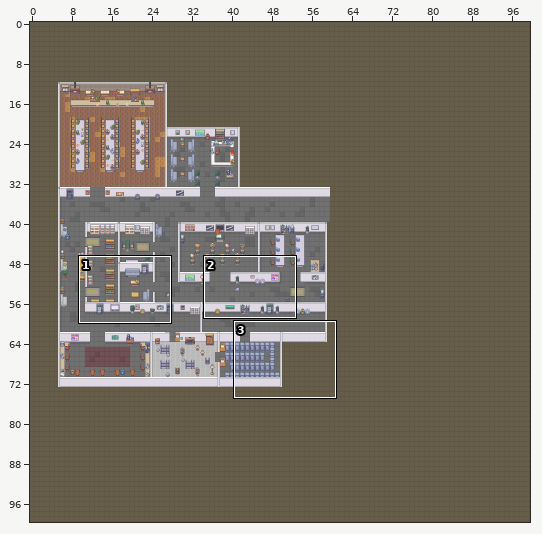
A Tiled map gets an edit: assets/map/default.tmx. Above: a wide view before the commit, with the close-up outlined.
Close-up. The starting point:
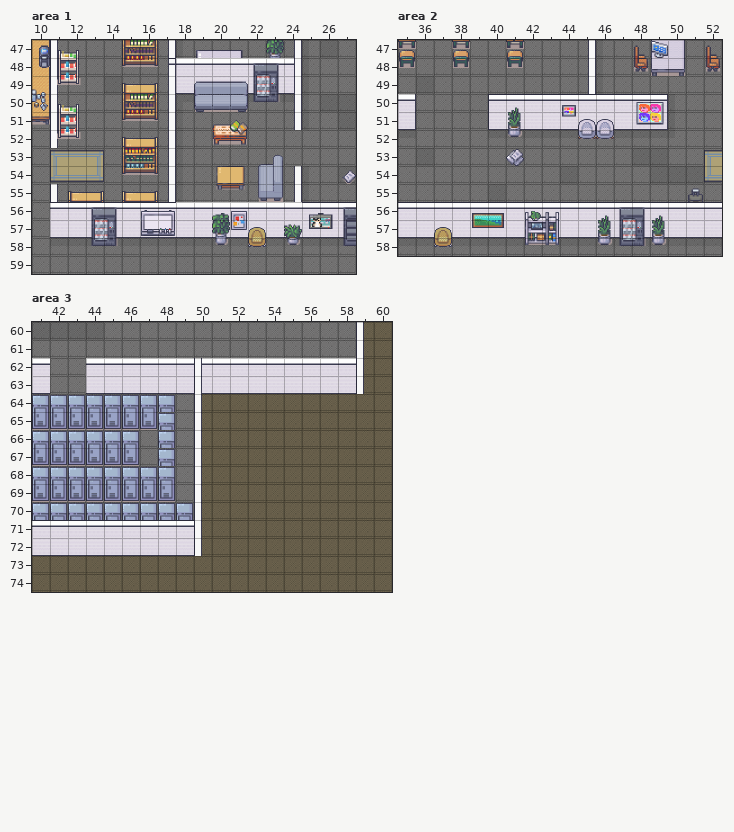
Cells are 32x32 px. Shown: area 1 x 10..27, y 47..59; area 2 x 35..52, y 47..58; area 3 x 41..60, y 60..74. The commit also changed other parts of the map, which this record leaves out.
Now the later version:
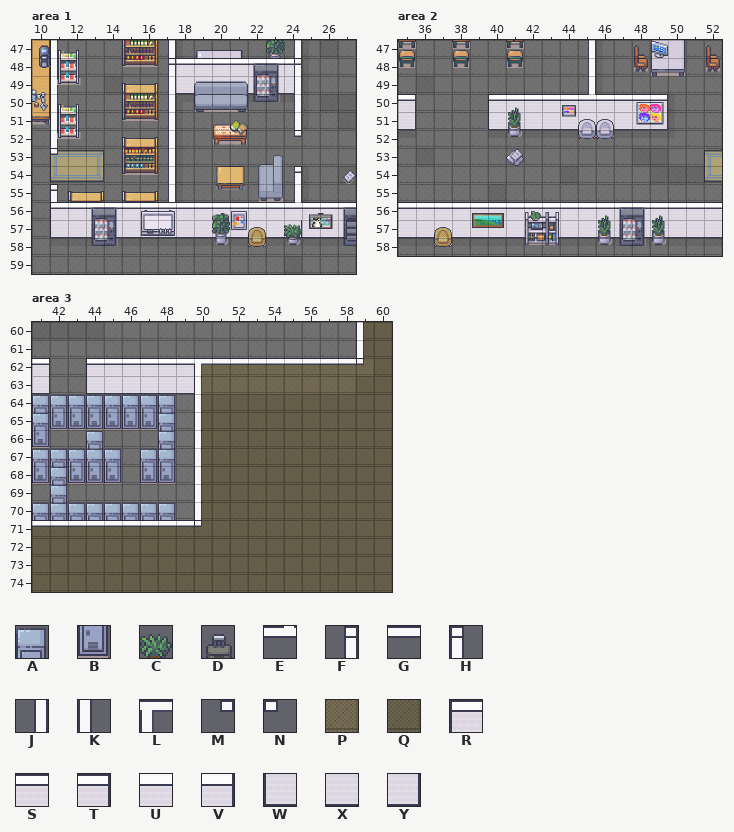
Key: from "limezu-interior": A 652, B 668; from "limezu-modern-office": C 166, D 792; from "limezu-office-walls": E 1, F 23, G 24, H 25, J 39, K 41, L 50, M 55, N 57, P 142, Q 143, R 176, S 177, T 178, U 184, V 185, W 192, X 193, Y 194.
_ is an empty cell, # one hidden under a higher layer, . an unchanged one.
The edit:
--- layer "Background/Walls (Bottom)", area 1
@@ x 24..24 @@
-52 _
+52 M
@@ x 11..24 @@
-54 .............J
-55 K.............
+54 .............F
+55 H.............
@@ x 11..24 @@
-57 X............X
+57 W............Y
--- layer "Background/Furniture (Bottom)", area 1
@@ x 24..24 @@
-57 _
+57 C
--- layer "Foreground/Walls (Top)", area 1
@@ x 18..24 @@
-48 UUUUUUU
+48 SSSSSST
@@ x 11..11 @@
-53 _
+53 N
@@ x 11..24 @@
-56 S......UUUUUUU
+56 R......SSSSSSS
--- layer "Foreground/Furniture (Top)", area 1
@@ x 24..24 @@
-48 J
+48 F
@@ x 24..24 @@
-56 _
-57 C
+56 E
+57 _
--- layer "Background/Furniture (Bottom)", area 2
@@ x 51..51 @@
-55 D
+55 _
--- layer "Foreground/Walls (Top)", area 2
@@ x 35..35 @@
-50 V
+50 T
--- layer "Foreground/Furniture (Top)", area 2
@@ x 45..45 @@
-50 _
+50 E
--- layer "Background/Floor", area 3
@@ x 50..59 @@
-62 #########Q
-63 #########.
+62 PPPPPPPPPP
+63 PPPPPPPPP.
@@ x 41..49 @@
-71 #########
-72 #..######
+71 QQQQQQQQQ
+72 Q..QQQQQQ
--- layer "Background/Walls (Bottom)", area 3
@@ x 41..59 @@
-62 ..................K
-63 X..X.....XXXXXXXXXK
+62 .................._
+63 Y..W.....__________
@@ x 41..50 @@
-71 .........K
-72 XXXXXXXXXK
+71 ........._
+72 __________
--- layer "Background/Furniture (Bottom)", area 3
@@ x 41..48 @@
-65 _......_
-66 _......_
-67 ..._..._
-68 _____.__
-69 ._......
-70 ._......
+65 B......B
+66 B......B
+67 ...B...B
+68 BBBBB.BB
+69 .B......
+70 .B......
--- layer "Foreground/Walls (Top)", area 3
@@ x 41..59 @@
-62 U..UUUUUUUUUUUUUUU_
+62 T..RSSSSSLGGGGGGGGN
@@ x 41..50 @@
-71 SSSSSSSSS_
+71 GGGGGGGGGN
--- layer "Foreground/Furniture (Top)", area 3
@@ x 50..50 @@
-62 K
+62 _
@@ x 41..49 @@
-65 B........
-66 AAA.AA...
-67 BBBBBB_..
-68 A.AAAAAA.
-69 BBBBBBBB.
-70 ........A
+65 A........
+66 ___.__...
+67 AAAAA_A..
+68 _.______.
+69 _A______.
+70 ........_
